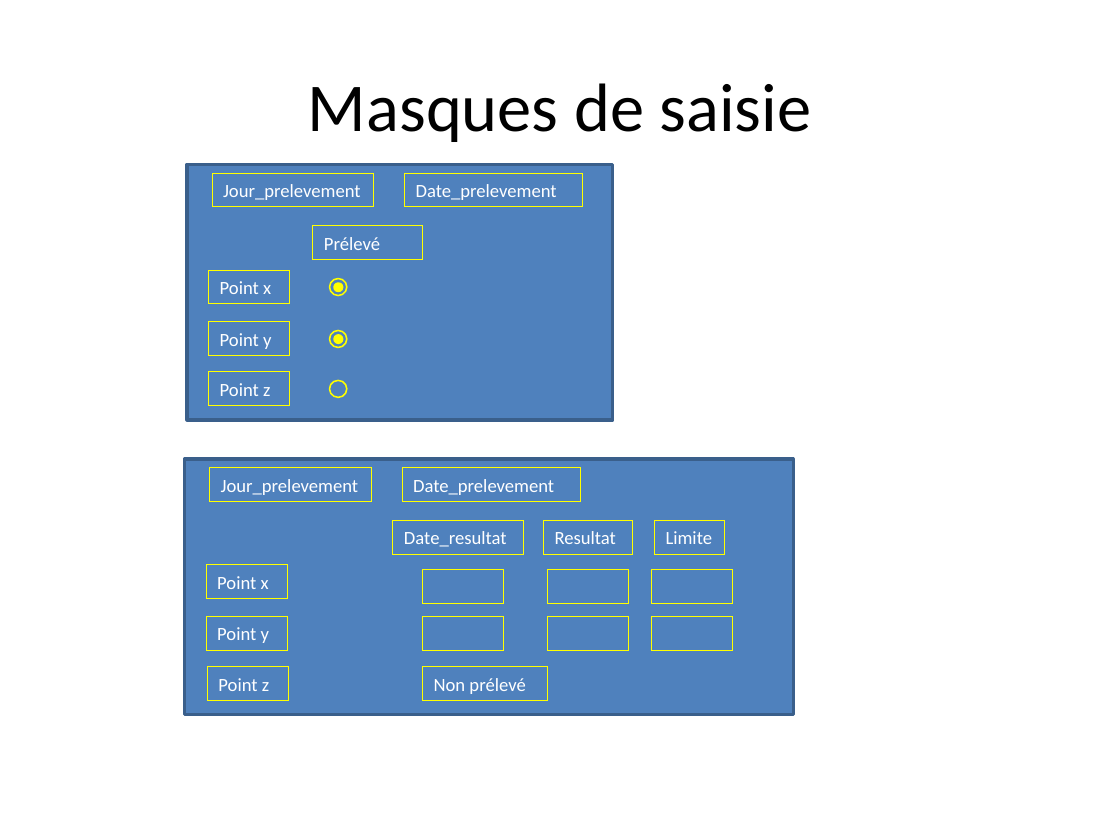
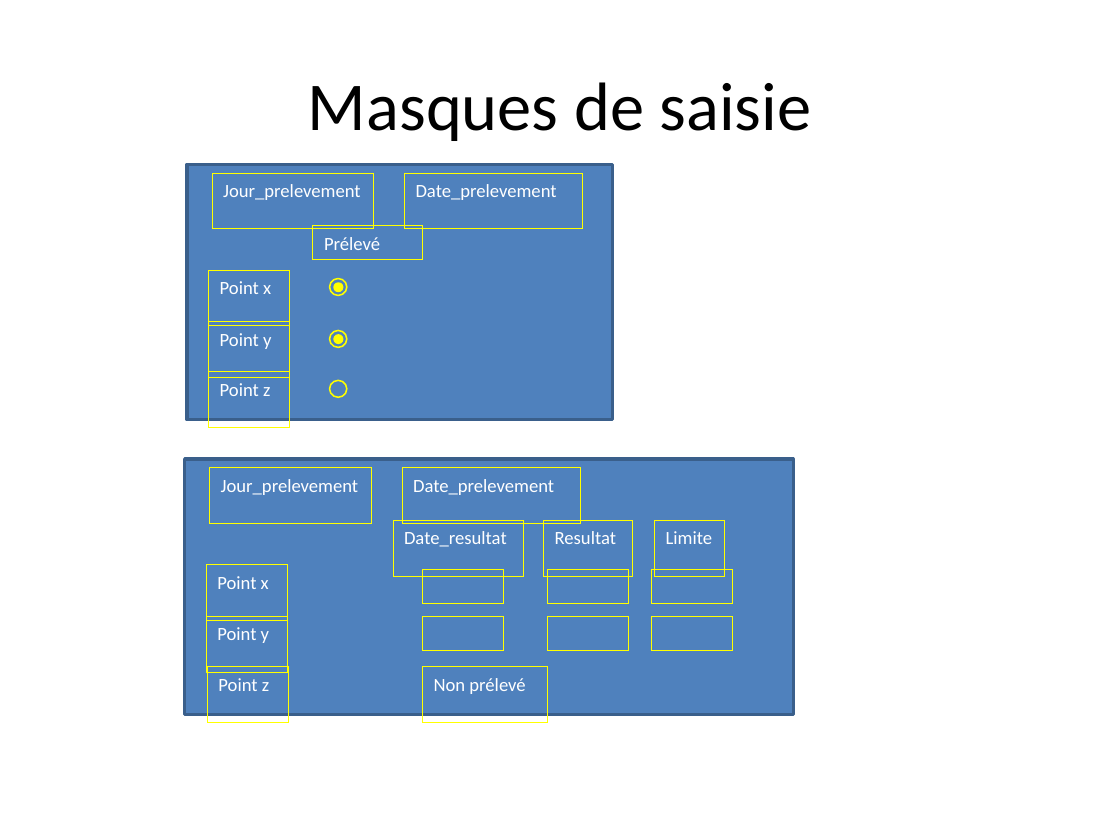
Before and after one commit to liavtavo/controle_microbio, a slide deck: slide 15 of php.pptx. Drawn at 1120x840 pixels with LibreOffice and Linux fonts; fonts in the diff are those of the drawing. Boxes give left, top, right and bottom in pixels: in the first picture for what was removed or moved away, otherwise in the second. Text is boxed around its words. In the diff, an @@ line names an element or a change of style, - is before the commit and + after.

```diff
--- a/php.pptx
+++ b/php.pptx
@@ rectangle "Jour_prelevement": place and size @@
-rectangle "Jour_prelevement" at box(212, 174, 373, 207)
+rectangle "Jour_prelevement" at box(212, 172, 373, 228)
@@ rectangle "Date_prelevement": place and size @@
-rectangle "Date_prelevement" at box(404, 174, 582, 207)
+rectangle "Date_prelevement" at box(404, 172, 582, 228)
@@ rectangle "Point x": place and size @@
-rectangle "Point x" at box(208, 270, 289, 304)
+rectangle "Point x" at box(208, 270, 289, 326)
@@ rectangle "Point y": place and size @@
-rectangle "Point y" at box(208, 321, 289, 355)
+rectangle "Point y" at box(208, 321, 289, 377)
@@ rectangle "Point z": place and size @@
-rectangle "Point z" at box(208, 372, 289, 405)
+rectangle "Point z" at box(208, 372, 289, 428)
@@ rectangle "Jour_prelevement": place and size @@
-rectangle "Jour_prelevement" at box(209, 468, 371, 502)
+rectangle "Jour_prelevement" at box(209, 468, 371, 524)
@@ rectangle "Date_prelevement": place and size @@
-rectangle "Date_prelevement" at box(402, 468, 580, 502)
+rectangle "Date_prelevement" at box(402, 468, 580, 524)
@@ rectangle "Date_resultat": place and size @@
-rectangle "Date_resultat" at box(393, 521, 523, 554)
+rectangle "Date_resultat" at box(393, 521, 523, 577)
@@ rectangle "Resultat": place and size @@
-rectangle "Resultat" at box(543, 521, 632, 554)
+rectangle "Resultat" at box(543, 521, 632, 577)
@@ rectangle "Limite": place and size @@
-rectangle "Limite" at box(654, 521, 725, 554)
+rectangle "Limite" at box(654, 521, 725, 577)
@@ rectangle "Point x": place and size @@
-rectangle "Point x" at box(206, 564, 287, 598)
+rectangle "Point x" at box(206, 564, 287, 620)
@@ rectangle "Point y": place and size @@
-rectangle "Point y" at box(206, 617, 287, 651)
+rectangle "Point y" at box(206, 617, 287, 673)
@@ rectangle "Point z": place and size @@
-rectangle "Point z" at box(207, 666, 288, 700)
+rectangle "Point z" at box(207, 668, 288, 724)
@@ rectangle "Non prélevé": place and size @@
-rectangle "Non prélevé" at box(422, 666, 547, 700)
+rectangle "Non prélevé" at box(422, 668, 547, 724)
```
Also in this commit, not shown: 13 other slides changed, 1 other file.
